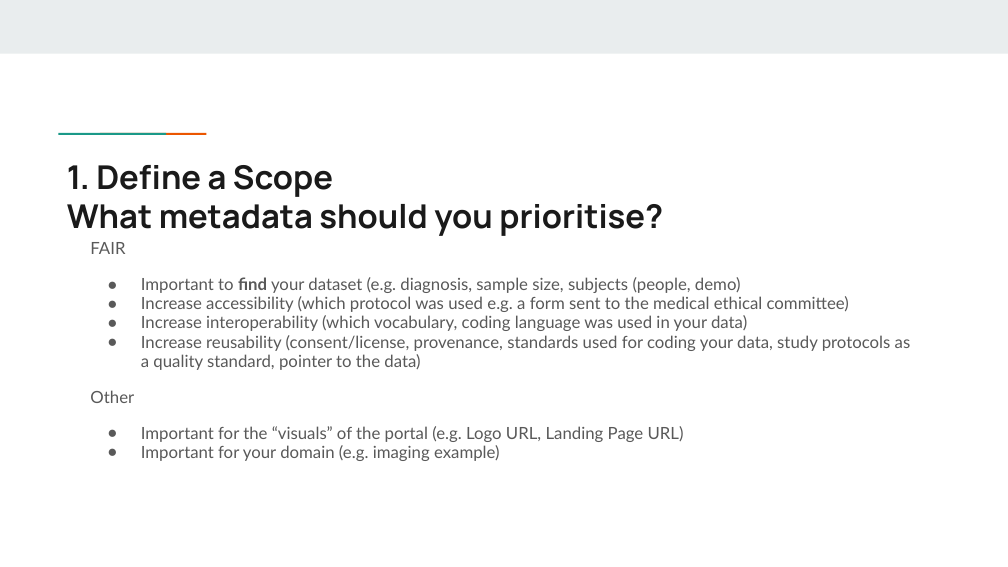
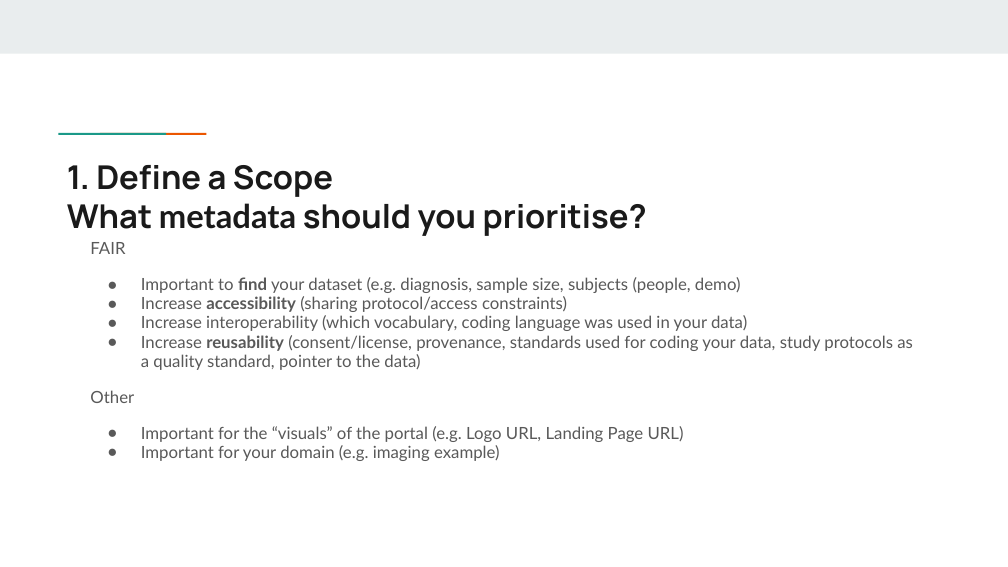
Before and after one commit to Health-RI/health-ri-metadata, a slide deck: slide 20 of Presentations/[DRAFT]HRI_Metadata_Schema_ImagingGroup_KickOff.pptx (slide 19 before the commit). Drawn at 1008x567 pixels with LibreOffice and Linux fonts; fonts in the diff are those of the drawing. Boxes give left, top, right and bottom in pixels: in the first picture for what was removed or moved away, otherwise in the second. Text is boxed around its words. In the diff, an @@ line names an element or a change of style, - is before the commit and + after.

```diff
--- a/Presentations/[DRAFT]HRI_Metadata_Schema_ImagingGroup_KickOff.pptx
+++ b/Presentations/[DRAFT]HRI_Metadata_Schema_ImagingGroup_KickOff.pptx
@@ title "1. Define a Scope What ..." at [67, 165, 647, 236]: font Manrope to Lato in "metadata" @@
@@ text at [141, 296, 567, 312]: text changed @@
-● Increase accessibility (which protocol was used e.g. a form sent to the medical ethical committee)
+● Increase accessibility (sharing protocol/access constraints)
@@ text at [141, 335, 913, 370]: bold on in "reusability" @@
```
Also in this commit, not shown: 20 other slides changed, 4 slides added, 4 slides removed, 1 other file.
